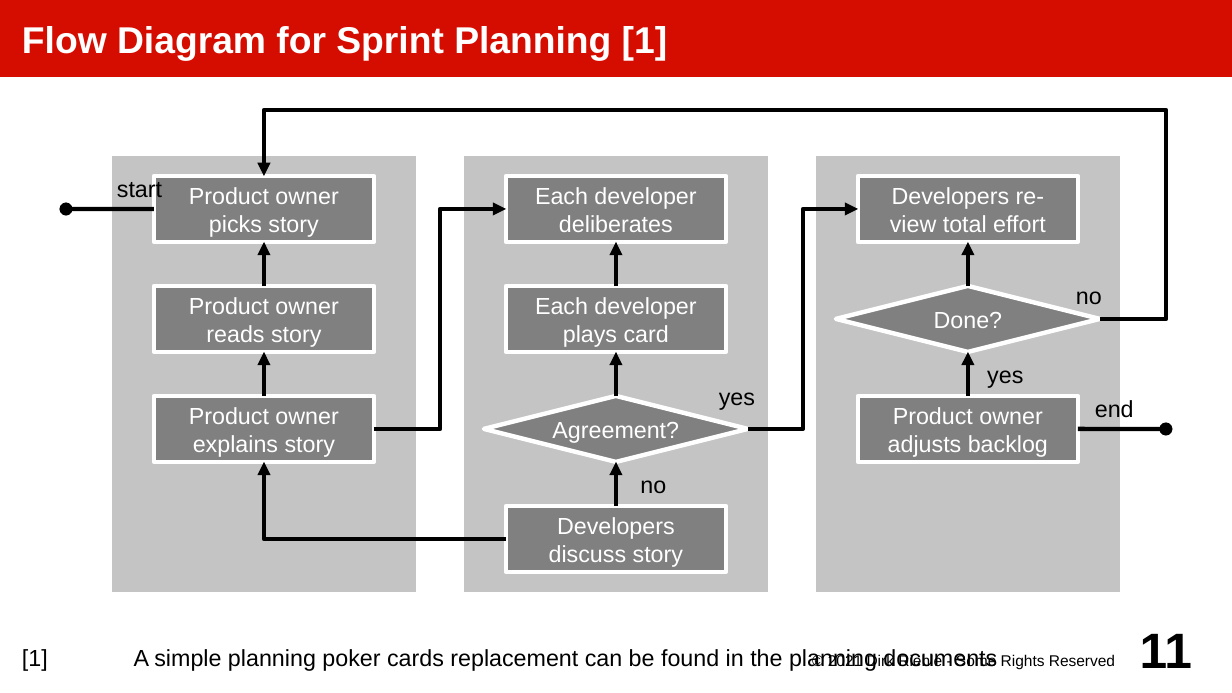
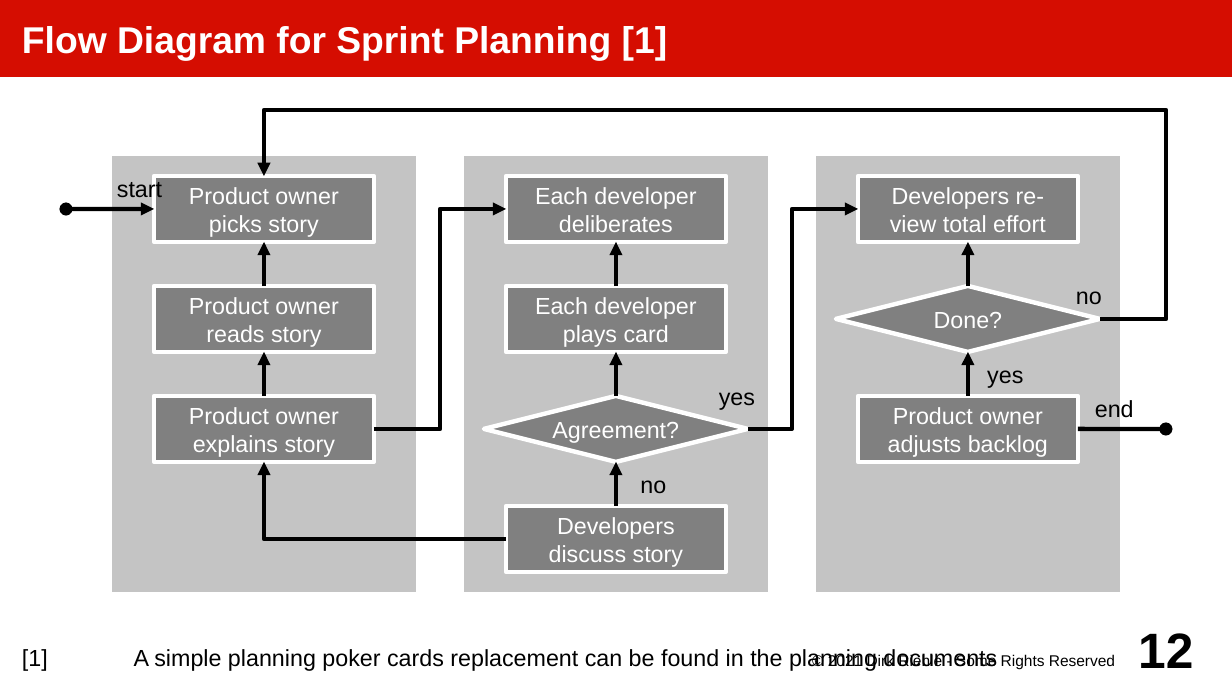
Before and after one commit to dirkriehle/amos-course, a slide deck: slide 12 of Lecture slides/AMOS B03 - The Team Meeting.odp (slide 11 before the commit). Drawn at 1232x693 pixels with LibreOffice and Linux fonts; fonts in the diff are those of the drawing. Boxes give left, top, right and bottom in pixels: in the first picture for what was removed or moved away, otherwise in the second. Text is boxed around its words. In the diff, an @@ line names an element or a change of style, - is before the commit and + after.

```diff
--- a/Lecture slides/AMOS B03 - The Team Meeting.odp
+++ b/Lecture slides/AMOS B03 - The Team Meeting.odp
@@ arrow (154, 209) - (66, 209): arrow to double arrow @@
@@ elbow arrow (748, 429) - (859, 209): route changed @@
@@ page number at bbox=[1138, 633, 1193, 668]: text changed @@
-11
+12
```
Also in this commit, not shown: 2 other slides changed, 1 slide added, 3 other files.
